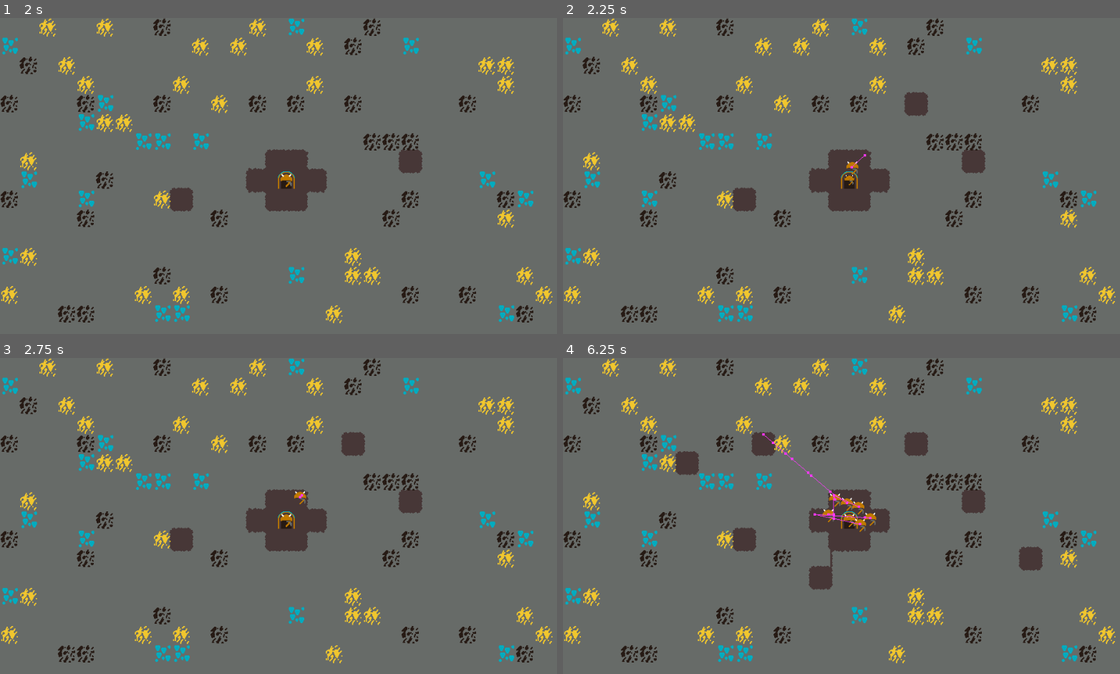
Above: before the commit, frames 1-4 (two rows, left to right).
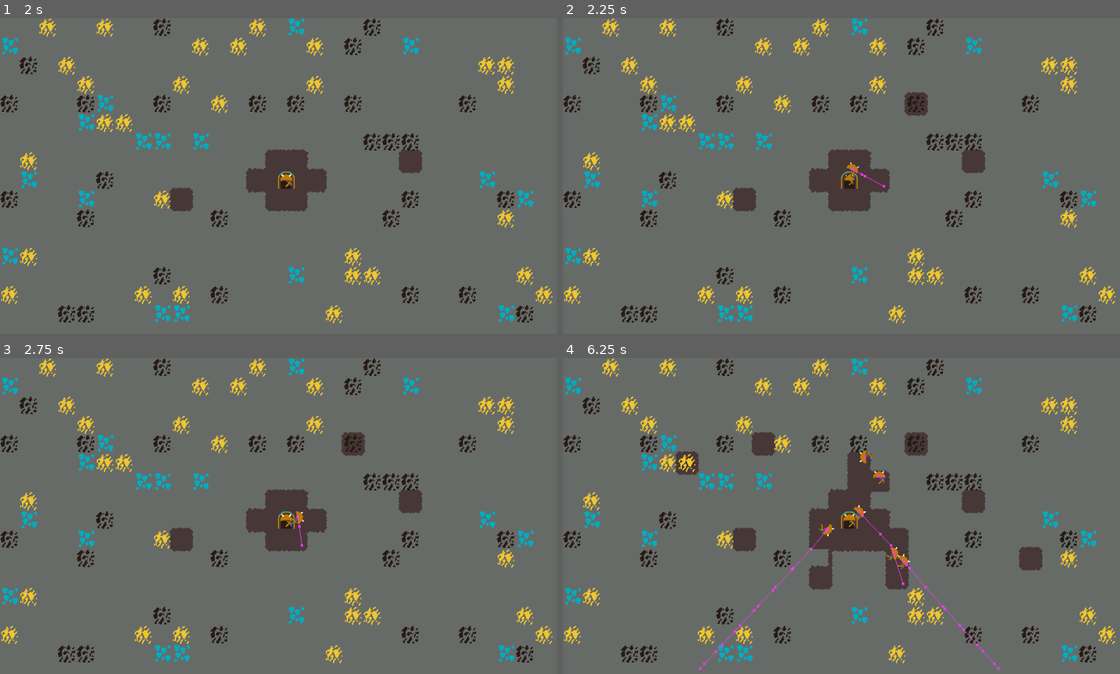
Above: after the commit, the same moments.

Repository: where-fore/dwarves
Game: Godot game, scene res://loose/main_game.tscn
The game is run twice, just before and just after one commit, with the same random seed, the same clock (stepped at 60 frames per second) and the same inputs.
Inputs (mouse positions are in pixels of both pictures, inside the frame that each line leads up to):
- Up to frame 1 (2 s): tap Enter at 0.5 s; move the mouse to (412, 163) at 0.52 s; tap 1 at 0.6, 1.35 s; click (412, 163) at 0.67 s; tap Space at 1.25 s; move the mouse to (172, 194) at 1.27 s; click (172, 194) at 1.42 s
- Up to frame 2 (2.25 s): tap Enter at 2 s; move the mouse to (908, 109) at 2.02 s; tap 1 at 2.1 s; click (908, 109) at 2.17 s
- Up to frame 3 (2.75 s): no input
- Up to frame 4 (6.25 s): move the mouse to (819, 582) at 2.77 s; tap 1 every 0.75 s from 2.85 to 5.85 s; click (819, 582) at 2.92 s; move the mouse to (1019, 566) at 3.52 s; click (1019, 566) at 3.67 s; move the mouse to (679, 471) at 4.27 s; click (679, 471) at 4.42 s; move the mouse to (880, 519) at 5.02 s; click (880, 519) at 5.17 s; move the mouse to (763, 440) at 5.77 s; click (763, 440) at 5.92 s

Frame 1 is identical in both runs. In frame 2, 0.2% of the frame differs, in the area x 50-65%, y 24-54%; in frame 3, 0.2%; in frame 4, 2.7%, in the area x 20-79%, y 23-99%.

Commit message:
the dwarves live

Diff:
--- a/project/loose/dwarf.gd
+++ b/project/loose/dwarf.gd
@@ -1,11 +1,22 @@
 extends CharacterBody2D
 
-@onready var navigation_agent_2d: NavigationAgent2D = $NavigationAgent2D
+@onready var navigation_agent_2d:NavigationAgent2D = $NavigationAgent2D
+@export var mining_detection_raycasts:Array[RayCast2D]
 
 var speed:float = 50.0
 
 var spawn_in_animation_timer:float = 1.5
 var active:bool
+
+var follow_cursor:bool = false
+
+var redirect_cooldown_reset:float = 12
+var redirect_cooldown:float = 0
+
+var mining_cooldown_reset:float = 1.5
+var mining_cooldown:float = 0
+
+var current_movement_goal:Vector2i
 
 func _ready() -> void:
 	active = false
@@ -13,14 +24,54 @@
 
 	spawn_in_animation()
 
-func _physics_process(_delta: float) -> void:
+func _physics_process(delta: float) -> void:
 	if active:
+		redirect_cooldown -= delta
+		mining_cooldown -= delta
+		process_mining()
+		process_movement()
+
+func process_mining() -> void:
+	if mining_cooldown <= 0:
+		for raycast:RayCast2D in mining_detection_raycasts:
+			if raycast.is_colliding():
+				var detection_point:Vector2 = raycast.get_collision_point()
+
+				if raycast.get_collider() is StoneLayer:
+					var tilemap_detected:StoneLayer = raycast.get_collider()
+					var point_position_on_map:Vector2i = tilemap_detected.local_to_map(tilemap_detected.to_local(detection_point))
+					if tilemap_detected.get_cell_tile_data(point_position_on_map):
+						var cell_to_check:TileData = tilemap_detected.get_cell_tile_data(point_position_on_map)
+						var is_mineable:bool = cell_to_check.get_custom_data("Is Mineable")
+						if is_mineable:
+							if mining_cooldown <= 0:
+								mining_cooldown = mining_cooldown_reset
+								tilemap_detected.destroy_cell(point_position_on_map)
+								process_movement()
+
+
+func process_movement() -> void:
+	if follow_cursor:
 		navigation_agent_2d.target_position = get_global_mouse_position()
-		var next_path_position:Vector2 = navigation_agent_2d.get_next_path_position()
-		var new_velocity:Vector2 = global_position.direction_to(next_path_position)
+	else:
+		if redirect_cooldown <= 0:
+			redirect_cooldown = redirect_cooldown_reset
+			set_movement_goal()
 
-		velocity = new_velocity * speed
-		move_and_slide()
+	if not current_movement_goal: set_movement_goal()
+	navigation_agent_2d.target_position = current_movement_goal
+	var next_path_position:Vector2 = navigation_agent_2d.get_next_path_position()
+	var new_velocity:Vector2 = global_position.direction_to(next_path_position)
+
+	velocity = new_velocity * speed
+	if velocity.length() > 0: rotation = velocity.angle()
+	move_and_slide()
+
+func set_movement_goal() -> void:
+	var direction_vertical:int = [-1,1].pick_random()
+	var direction_horizontal:int = [-1,1].pick_random()
+	var direction:Vector2 = Vector2(direction_vertical, direction_horizontal) * 250
+	current_movement_goal = Vector2i(global_position) + Vector2i(direction)
 
 func spawn_in_animation() -> void:
 	var tween:Tween = create_tween()
--- a/project/loose/dwarf.tscn
+++ b/project/loose/dwarf.tscn
@@ -5,8 +5,9 @@
 
 [sub_resource type="CircleShape2D" id="CircleShape2D_t5v1m"]
 
-[node name="Dwarf" type="CharacterBody2D"]
+[node name="Dwarf" type="CharacterBody2D" node_paths=PackedStringArray("mining_detection_raycasts")]
 script = ExtResource("1_t5v1m")
+mining_detection_raycasts = [NodePath("RayCast2D"), NodePath("RayCast2D2"), NodePath("RayCast2D3")]
 
 [node name="Sprite2D" type="Sprite2D" parent="."]
 texture = ExtResource("1_ldkcw")
@@ -18,3 +19,12 @@
 
 [node name="CollisionShape2D" type="CollisionShape2D" parent="."]
 shape = SubResource("CircleShape2D_t5v1m")
+
+[node name="RayCast2D" type="RayCast2D" parent="."]
+target_position = Vector2(15, -10)
+
+[node name="RayCast2D2" type="RayCast2D" parent="."]
+target_position = Vector2(15, 10)
+
+[node name="RayCast2D3" type="RayCast2D" parent="."]
+target_position = Vector2(25, 0)
--- a/project/loose/navigation_manager.gd
+++ b/project/loose/navigation_manager.gd
@@ -1,10 +1,9 @@
 extends NavigationRegion2D
 
-@onready var foreground_stone:TileMapLayer = $ForegroundStone
+@onready var foreground_stone:StoneLayer = $ForegroundStone
 @onready var foreground_minerals:TileMapLayer = $AuxiliaryMinerals
 
 func _ready() -> void:
-	@warning_ignore("unsafe_property_access", "unsafe_method_access")
 	foreground_stone.map_updated.connect(remap_navigation)
 
 func remap_navigation() -> void:
--- a/project/loose/ore_interaction.gd
+++ b/project/loose/ore_interaction.gd
@@ -34,15 +34,17 @@
 	if event is InputEventMouseButton and event.pressed and event.button_index == MOUSE_BUTTON_LEFT:
 		var global_mouse_position:Vector2 = get_global_mouse_position()
 		var mouse_position_on_map:Vector2 = local_to_map(to_local(global_mouse_position))
-		print_debug(mouse_position_on_map)
 		if get_cell_tile_data(mouse_position_on_map):
 			var cell_to_check:TileData = get_cell_tile_data(mouse_position_on_map)
 			var ore_type:String = cell_to_check.get_custom_data("Ore Type")
 			if ore_type:
-				print_debug(ore_type)
+				#print_debug(ore_type)
+				pass
 			else:
-				print_debug("no ore type provided")
+				#print_debug("no ore type provided")
+				pass
 		else:
-			print_debug("no cell")
+			#print_debug("no cell")
+			pass
 
-		erase_cell(mouse_position_on_map)
+		#erase_cell(mouse_position_on_map)
--- a/project/loose/stone_interaction.gd
+++ b/project/loose/stone_interaction.gd
@@ -1,4 +1,5 @@
 extends TileMapLayer
+class_name StoneLayer
 
 signal map_updated
 
@@ -7,6 +8,9 @@
 	if event is InputEventMouseButton and event.pressed and event.button_index == MOUSE_BUTTON_LEFT:
 		var global_mouse_position:Vector2 = get_global_mouse_position()
 		var mouse_position_on_map:Vector2 = local_to_map(to_local(global_mouse_position))
-		erase_cell(mouse_position_on_map)
-		set_cells_terrain_connect([mouse_position_on_map], 0, -1, true)
-		map_updated.emit()
+		destroy_cell(mouse_position_on_map)
+
+func destroy_cell(at_location:Vector2) -> void:
+	erase_cell(at_location)
+	set_cells_terrain_connect([at_location], 0, -1, true)
+	map_updated.emit()
Not shown, changed: dwarves to do.txt
